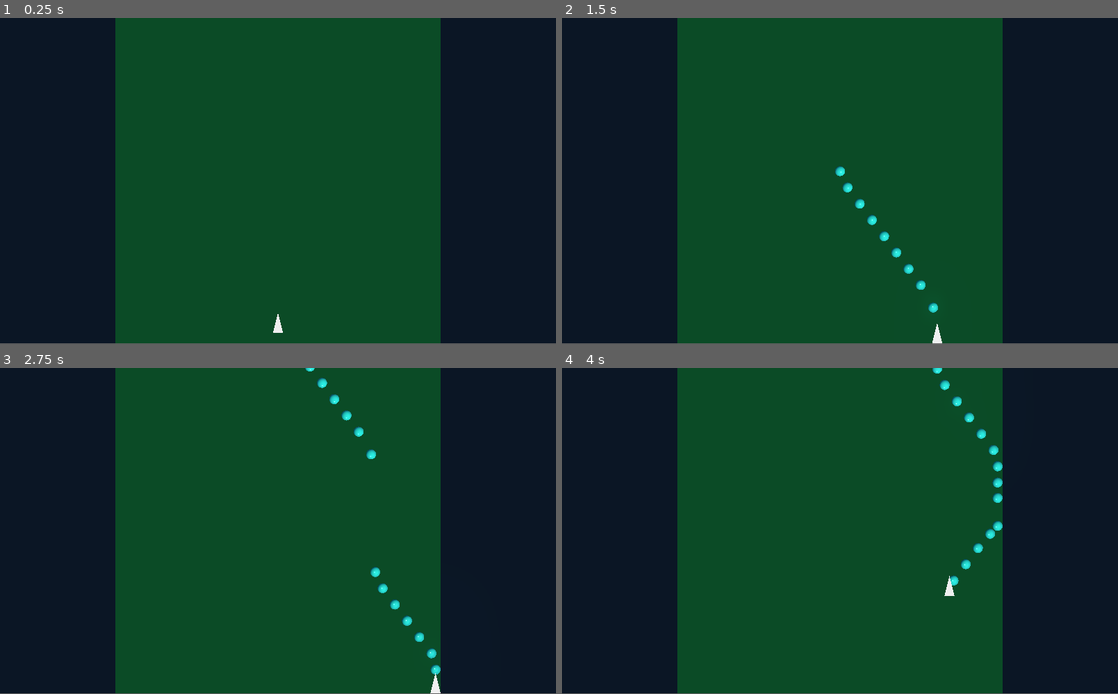
Above: before the commit, frames 1-4 (two rows, left to right).
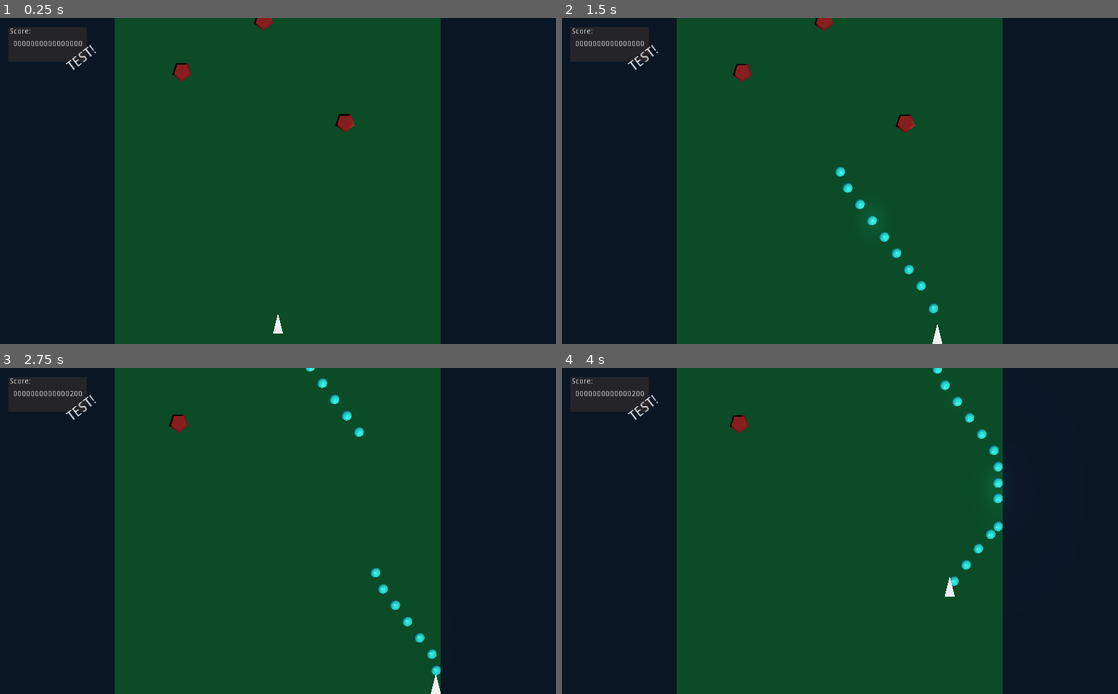
Above: after the commit, the same moments.

Repository: danielkariv/ldjam-46
Game: Godot game, scene res://TestMap.tscn
The game is run twice, just before and just after one commit, with the same random seed, the same clock (stepped at 60 frames per second) and the same inputs.
Inputs:
- Up to frame 1 (0.25 s): no input
- Up to frame 2 (1.5 s): hold D (player_right) 0.53-1.28 s; hold Space (player_fire) 0.53-1.28 s; hold S (player_down) from 1.28 s (still down); tap Space (player_fire) at 1.35 s
- Up to frame 3 (2.75 s): release S (player_down) at 2.03 s; hold D (player_right) from 2.03 s (still down); hold Space (player_fire) from 2.03 s (still down)
- Up to frame 4 (4 s): release D (player_right) at 2.78 s; release Space (player_fire) at 2.78 s; hold W (player_up) 2.78-3.53 s; tap Space (player_fire) at 2.85 s; hold A (player_left) from 3.53 s (still down); hold Space (player_fire) from 3.53 s (still down)
The window is 800x468 before the commit and 800x469 after it. Grey fills any space a smaller window leaves; there, only what the larger window draws over its background counts as a difference.

The runs differ from the first frame. In frame 1, 2.1% of the frame differs, in the area x 0-100%, y 0-100%; in frame 2, 2.2%; in frame 3, 2.1%; in frame 4, 2.0%.

Commit message:
Enemy: enemy added, can be killed and add score

Diff:
--- /dev/null
+++ b/Game Project/Enemy/Enemy.gd
@@ -0,0 +1,20 @@
+extends KinematicBody
+
+var score_value = 100
+
+func _ready():
+	pass
+
+func _physics_process(delta):
+	# Need to figure out math for enemy movement, or just hack it together with animation..
+	translation += Vector3(sin(OS.get_ticks_msec()/100.0)/2,0,-cos(OS.get_ticks_msec()/100.0)/4)
+	pass
+
+func _on_HitArea_area_entered(area):
+	print(area.name)
+	GameManager.add_score(score_value)
+	area.queue_free()
+	queue_free()
+
+
+	pass # Replace with function body.
--- /dev/null
+++ b/Game Project/Enemy/Enemy.tscn
@@ -0,0 +1,38 @@
+[gd_scene load_steps=6 format=2]
+
+[ext_resource path="res://Enemy/Enemy.gd" type="Script" id=1]
+
+[sub_resource type="CylinderMesh" id=5]
+top_radius = 0.8
+height = 1.0
+radial_segments = 5
+rings = 2
+
+[sub_resource type="SpatialMaterial" id=6]
+albedo_color = Color( 0.560784, 0.0941176, 0.0941176, 1 )
+
+[sub_resource type="BoxShape" id=7]
+extents = Vector3( 0.9, 0.5, 0.9 )
+
+[sub_resource type="SphereShape" id=8]
+radius = 0.8
+
+[node name="Enemy" type="KinematicBody"]
+transform = Transform( 1, 0, 0, 0, 1, 0, 0, 0, 1, 0, 1, -13 )
+script = ExtResource( 1 )
+
+[node name="MeshInstance" type="MeshInstance" parent="."]
+mesh = SubResource( 5 )
+material/0 = SubResource( 6 )
+
+[node name="CollisionShape" type="CollisionShape" parent="."]
+transform = Transform( 1, 0, 0, 0, 1, 0, 0, 0, 1, 0, 0, 0.1 )
+shape = SubResource( 7 )
+
+[node name="HitArea" type="Area" parent="."]
+collision_layer = 4
+collision_mask = 8
+
+[node name="CollisionShape" type="CollisionShape" parent="HitArea"]
+shape = SubResource( 8 )
+[connection signal="area_entered" from="HitArea" to="." method="_on_HitArea_area_entered"]
--- /dev/null
+++ b/Game Project/GameManager/GameManager.gd
@@ -0,0 +1,11 @@
+extends Node
+signal score_change
+
+var score : int = 0
+func _ready():
+
+	pass
+
+func add_score(amount):
+	score += amount
+	emit_signal("score_change",score)
--- /dev/null
+++ b/Game Project/Player/Player.tscn
@@ -0,0 +1,34 @@
+[gd_scene load_steps=6 format=2]
+
+[ext_resource path="res://Player/Player.gd" type="Script" id=1]
+[ext_resource path="res://Player/Player Bullet.tscn" type="PackedScene" id=2]
+
+[sub_resource type="PrismMesh" id=1]
+size = Vector3( 1, 2, 1 )
+
+[sub_resource type="BoxShape" id=2]
+extents = Vector3( 0.5, 0.5, 1 )
+
+[sub_resource type="SphereShape" id=3]
+radius = 0.5
+
+[node name="Player" type="KinematicBody"]
+transform = Transform( 1, 0, 0, 0, 1, 0, 0, 0, 1, 0, 1, 14 )
+script = ExtResource( 1 )
+bullet_instance = ExtResource( 2 )
+
+[node name="MeshInstance" type="MeshInstance" parent="."]
+transform = Transform( 1, 0, 0, 0, -1.62921e-07, 1, 0, -1, -1.62921e-07, 0, 0, 0 )
+mesh = SubResource( 1 )
+material/0 = null
+
+[node name="CollisionShape" type="CollisionShape" parent="."]
+shape = SubResource( 2 )
+
+[node name="HitArea" type="Area" parent="."]
+collision_layer = 2
+collision_mask = 16
+
+[node name="CollisionShape" type="CollisionShape" parent="HitArea"]
+transform = Transform( 1, 0, 0, 0, 1, 0, 0, 0, 1, 0, 0, 0.5 )
+shape = SubResource( 3 )
--- a/Game Project/TestMap.tscn
+++ b/Game Project/TestMap.tscn
@@ -1,13 +1,27 @@
-[gd_scene load_steps=10 format=2]
+[gd_scene load_steps=8 format=2]
 
-[ext_resource path="res://Player/Player.gd" type="Script" id=1]
-[ext_resource path="res://Player/Player Bullet.tscn" type="PackedScene" id=2]
+[ext_resource path="res://Player/Player.tscn" type="PackedScene" id=1]
+[ext_resource path="res://Enemy/Enemy.tscn" type="PackedScene" id=2]
 
 [sub_resource type="Environment" id=1]
 background_mode = 1
 background_color = Color( 0.0470588, 0.0901961, 0.14902, 1 )
 glow_enabled = true
 glow_bicubic_upscale = true
+
+[sub_resource type="GDScript" id=9]
+script/source = "extends Panel
+
+func _ready():
+	GameManager.connect(\"score_change\",self,\"_on_GameManager_score_change\")
+	$Value.text = String(\"%016d\" % 0)
+	pass
+
+
+func _on_GameManager_score_change(amount):
+	$Value.text = String(\"%016d\" % amount)
+	pass # Replace with function body.
+"
 
 [sub_resource type="SpatialMaterial" id=2]
 flags_transparent = true
@@ -23,15 +37,6 @@
 [sub_resource type="BoxShape" id=4]
 extents = Vector3( 1, 50, 50 )
 
-[sub_resource type="PrismMesh" id=5]
-size = Vector3( 1, 2, 1 )
-
-[sub_resource type="BoxShape" id=6]
-extents = Vector3( 0.5, 0.5, 1 )
-
-[sub_resource type="SphereShape" id=7]
-radius = 0.5
-
 [node name="Spatial" type="Spatial"]
 
 [node name="WorldEnvironment" type="WorldEnvironment" parent="."]
@@ -44,6 +49,62 @@
 
 [node name="DirectionalLight" type="DirectionalLight" parent="."]
 transform = Transform( 0.707107, -0.612372, 0.353553, 0, 0.5, 0.866025, -0.707107, -0.612372, 0.353553, 0, 9, 0 )
+
+[node name="UILayer" type="CanvasLayer" parent="."]
+
+[node name="Control" type="Control" parent="UILayer"]
+anchor_right = 1.0
+anchor_bottom = 1.0
+__meta__ = {
+"_edit_use_anchors_": false
+}
+
+[node name="Panel" type="Panel" parent="UILayer/Control"]
+margin_left = 16.0
+margin_top = 16.0
+margin_right = 160.0
+margin_bottom = 80.0
+script = SubResource( 9 )
+__meta__ = {
+"_edit_use_anchors_": false
+}
+
+[node name="Title" type="Label" parent="UILayer/Control/Panel"]
+anchor_right = 1.0
+margin_left = 2.0
+margin_top = 2.0
+margin_right = -2.0
+margin_bottom = 16.0
+text = "Score:"
+__meta__ = {
+"_edit_use_anchors_": false
+}
+
+[node name="Value" type="Label" parent="UILayer/Control/Panel"]
+anchor_top = 0.5
+anchor_right = 1.0
+anchor_bottom = 0.5
+margin_left = 6.0
+margin_top = -16.0
+margin_right = -6.0
+margin_bottom = 16.0
+grow_horizontal = 2
+text = "0000000000000000"
+align = 1
+valign = 1
+clip_text = true
+__meta__ = {
+"_edit_use_anchors_": false
+}
+
+[node name="DEBUG_TEST" type="Label" parent="UILayer/Control/Panel"]
+margin_left = 103.147
+margin_top = 66.6681
+margin_right = 143.147
+margin_bottom = 80.6681
+rect_rotation = -37.6
+rect_scale = Vector2( 1.88683, 1.88683 )
+text = "TEST!"
 
 [node name="DEBUG_PLANE" type="MeshInstance" parent="."]
 mesh = SubResource( 3 )
@@ -67,23 +128,12 @@
 transform = Transform( -4.37114e-08, 0, -1, 0, 1, 0, 1, 0, -4.37114e-08, -7.43094e-07, 1.67403, 17 )
 shape = SubResource( 4 )
 
-[node name="Player" type="KinematicBody" parent="."]
-transform = Transform( 1, 0, 0, 0, 1, 0, 0, 0, 1, 0, 1, 14 )
-script = ExtResource( 1 )
-bullet_instance = ExtResource( 2 )
+[node name="Player" parent="." instance=ExtResource( 1 )]
 
-[node name="MeshInstance" type="MeshInstance" parent="Player"]
-transform = Transform( 1, 0, 0, 0, -1.62921e-07, 1, 0, -1, -1.62921e-07, 0, 0, 0 )
-mesh = SubResource( 5 )
-material/0 = null
+[node name="Enemy" parent="." instance=ExtResource( 2 )]
 
-[node name="CollisionShape" type="CollisionShape" parent="Player"]
-shape = SubResource( 6 )
+[node name="Enemy2" parent="." instance=ExtResource( 2 )]
+transform = Transform( 1, 0, 0, 0, 1, 0, 0, 0, 1, -8, 1, -8 )
 
-[node name="HitArea" type="Area" parent="Player"]
-collision_layer = 2
-collision_mask = 16
-
-[node name="CollisionShape" type="CollisionShape" parent="Player/HitArea"]
-transform = Transform( 1, 0, 0, 0, 1, 0, 0, 0, 1, 0, 0, 0.5 )
-shape = SubResource( 7 )
+[node name="Enemy3" parent="." instance=ExtResource( 2 )]
+transform = Transform( 1, 0, 0, 0, 1, 0, 0, 0, 1, 8, 1, -3 )
--- a/Game Project/project.godot
+++ b/Game Project/project.godot
@@ -19,9 +19,18 @@
 run/main_scene="res://TestMap.tscn"
 config/icon="res://icon.png"
 
+[autoload]
+
+GameManager="*res://GameManager/GameManager.gd"
+
 [debug]
 
 settings/stdout/print_fps=true
+
+[display]
+
+window/stretch/mode="2d"
+window/stretch/aspect="expand"
 
 [input]
 
@@ -69,6 +78,10 @@
 3d_physics/layer_4="Player Bullet"
 3d_physics/layer_5="Enemy Bullet"
 
+[physics]
+
+common/physics_jitter_fix=1.0
+
 [rendering]
 
 threads/thread_model=2
